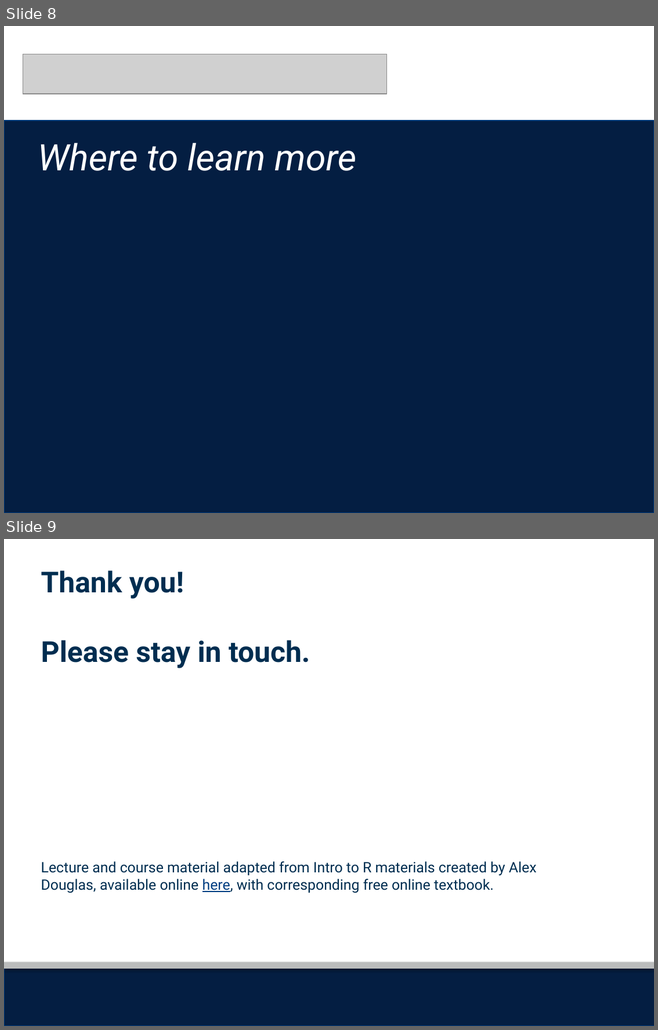
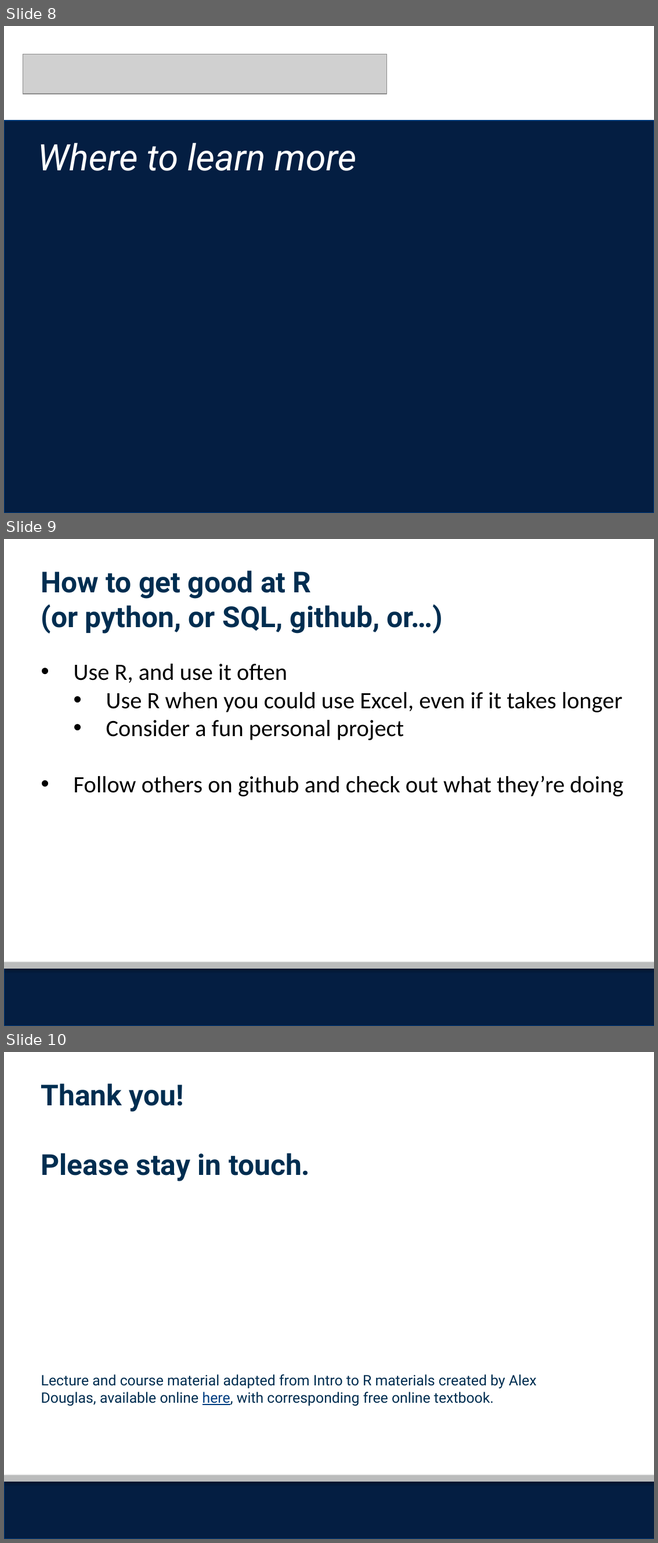
Before and after one commit to seaneff/data-science-basics-2023, a slide deck: day4/R Workshop Day 4 Slides.pptx. Shown one above the other, each under a label of ours: slides 8 and 9 before the commit, slides 8, 9 and 10 after it. The pictures are 658x1030 and 658x1543 pixels, drawn with LibreOffice and Linux fonts; fonts in the diff are those of the drawing; grey boxes stand for pictures; background and template pictures are left out. Boxes give left, top, right and bottom in pixels: in the first picture for what was removed or moved away, otherwise in the second. Text is boxed around its words. In the diff, an @@ line names an element or a change of style, - is before the commit and + after.

Commit message:
update materials, mostly work on day 1 slides

```diff
--- a/day4/R Workshop Day 4 Slides.pptx
+++ b/day4/R Workshop Day 4 Slides.pptx
@@ slide 9 added at bbox=[4, 539, 654, 1026], background #FFFFFF; not listed: 2 template elements that a slide beside it also shows @@
@@ text added at bbox=[41, 570, 443, 634], 32 pt, text #002D50, bold @@
+How to get good at R
+(or python, or SQL, github, or…)
@@ text added at bbox=[74, 664, 623, 797], 26 pt, text #000000 @@
+• Use R, and use it often
+  • Use R when you could use Excel, even if it takes longer
+  • Consider a fun personal project
+• Follow others on github and check out what they’re doing
@@ what was slide 9 is now slide 10 @@
```
Also in this commit, not shown: 6 other files.
